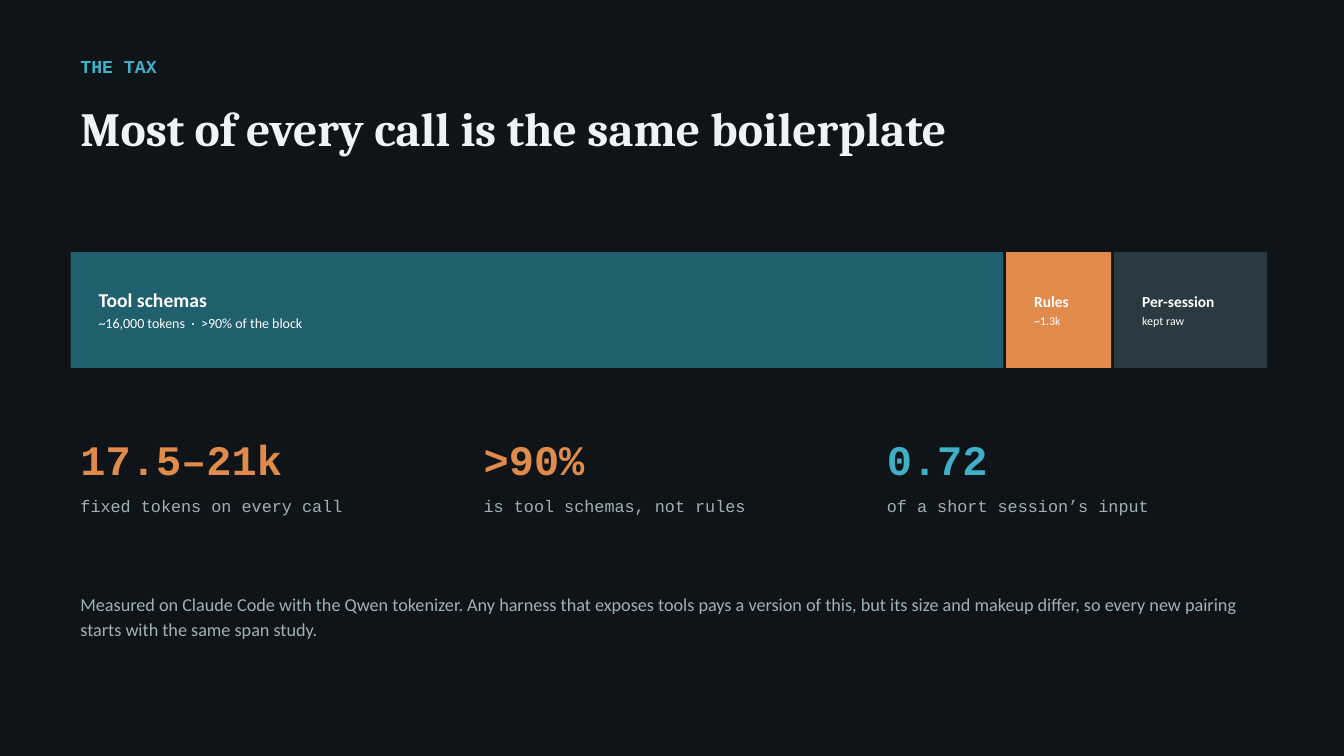
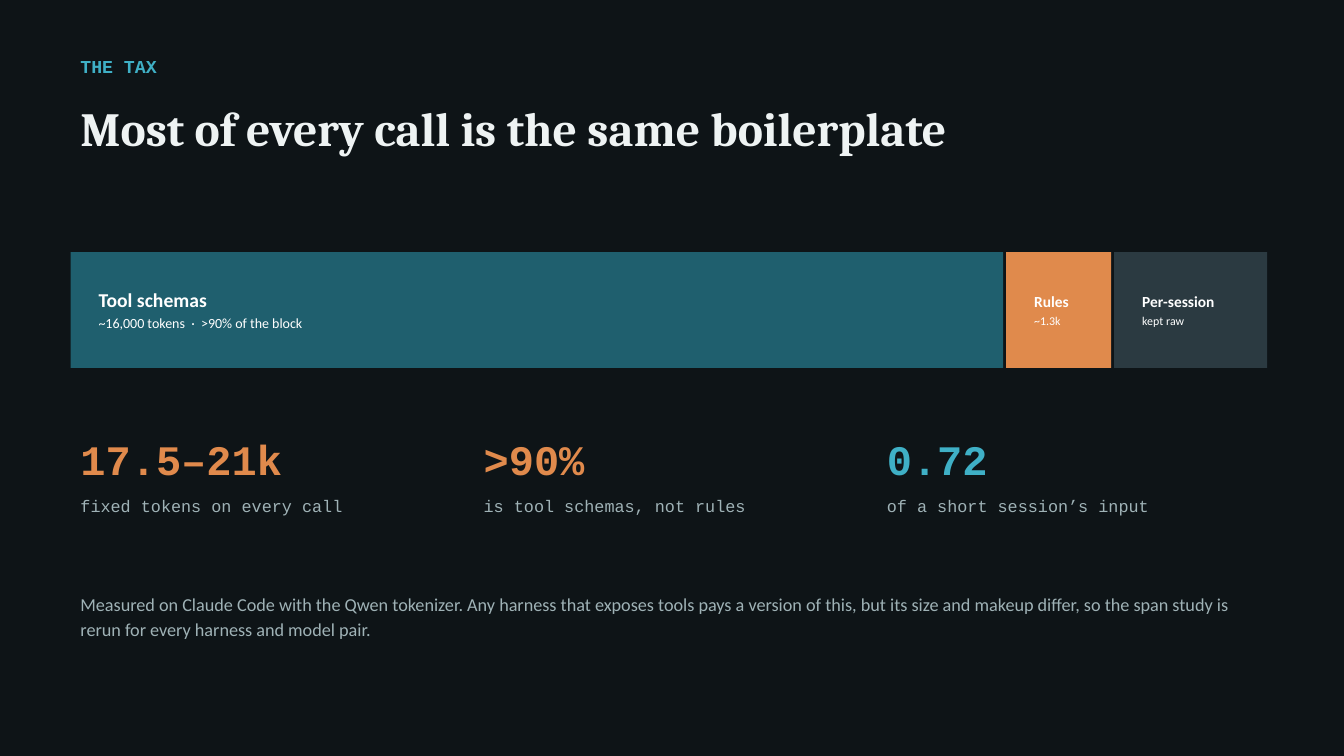
Before and after one commit to arunmenon/gisting-coding-agent, a slide deck: slide 4 of Gisting-CTO-deck.pptx. Drawn at 1344x756 pixels with LibreOffice and Linux fonts; fonts in the diff are those of the drawing. Boxes give left, top, right and bottom in pixels: in the first picture for what was removed or moved away, otherwise in the second. Text is boxed around its words. In the diff, an @@ line names an element or a change of style, - is before the commit and + after.

Commit message:
Deck: remove inferred pillar integrations; keep distil-then-gist as the one synergy, inner loop as a proposal, span study per harness and distilled-model pair

```diff
--- a/Gisting-CTO-deck.pptx
+++ b/Gisting-CTO-deck.pptx
@@ text at [80, 598, 1228, 639]: text changed @@
-Measured on Claude Code with the Qwen tokenizer. Any harness that exposes tools pays a version of this, but its size and makeup differ, so every new pairing starts with the same span study.
+Measured on Claude Code with the Qwen tokenizer. Any harness that exposes tools pays a version of this, but its size and makeup differ, so the span study is rerun for every harness and model pair.
```
Also in this commit, not shown: 5 other slides changed, 3 slides added, 3 slides removed, 3 other files.
